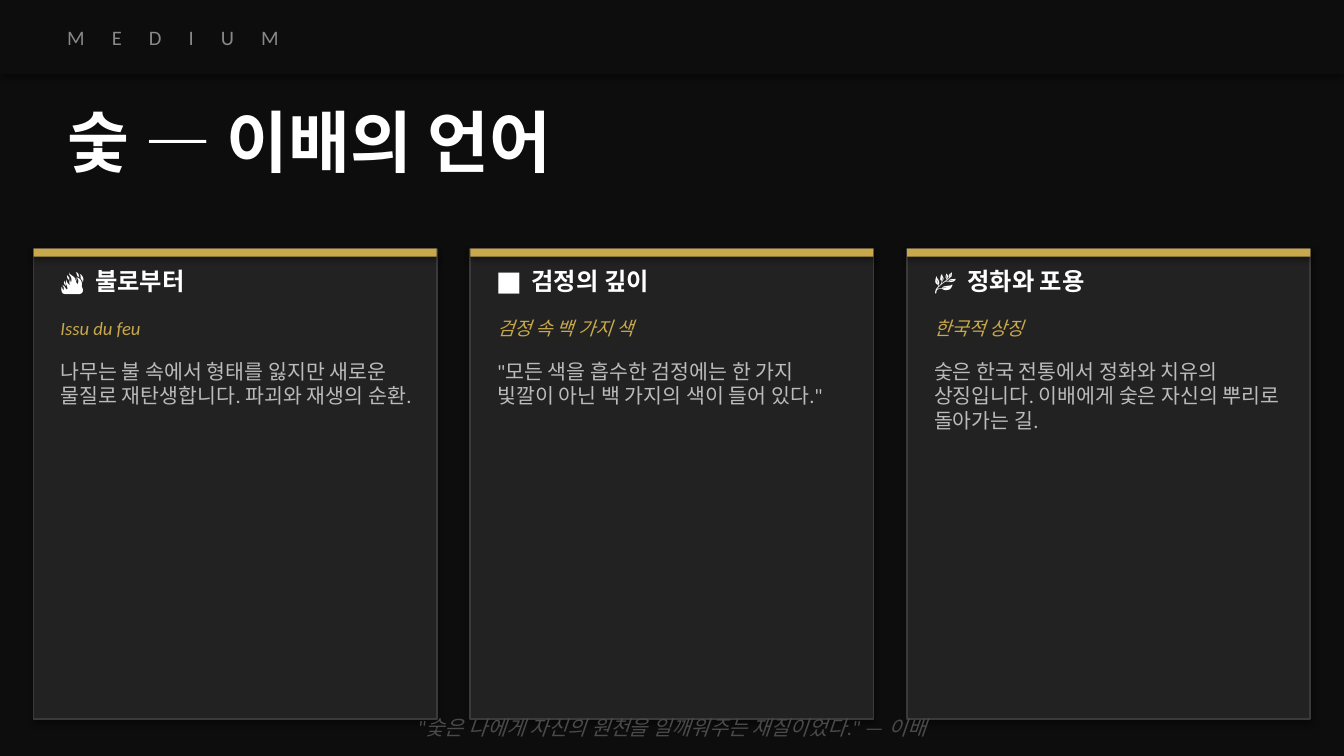
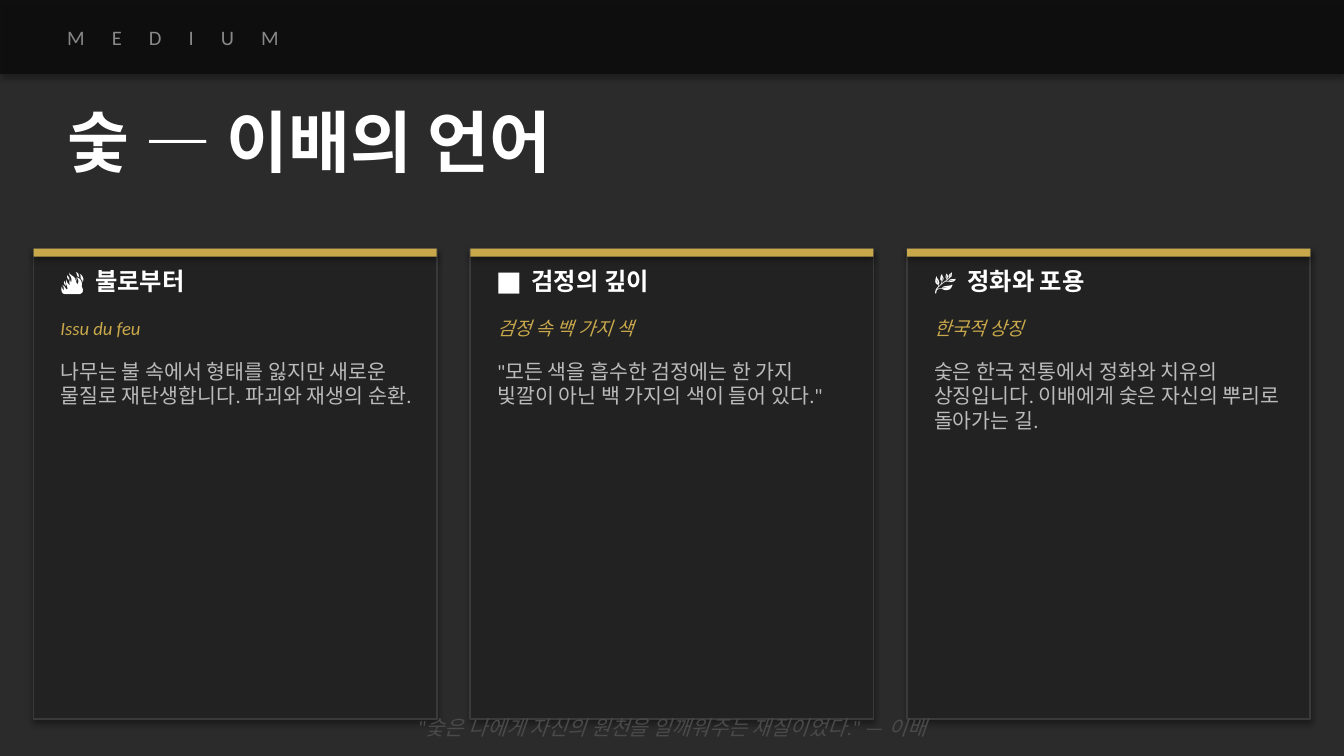
Before and after one commit to charlestour/-, a slide deck: slide 3 of leebae_docent_final.pptx. Drawn at 1344x756 pixels with LibreOffice and Linux fonts; fonts in the diff are those of the drawing; background and template pictures are left out; a plain dark background stands for a picture behind light text. Boxes give left, top, right and bottom in pixels: in the first picture for what was removed or moved away, otherwise in the second. Text is boxed around its words. In the diff, an @@ line names an element or a change of style, - is before the commit and + after.

```diff
--- a/leebae_docent_final.pptx
+++ b/leebae_docent_final.pptx
@@ background #0D0D0D to picture (left out) @@
@@ rectangle at bbox=[0, 0, 1344, 74]: fill #0D0D0D to #0D0D0D at 90% opacity @@
```
Also in this commit, not shown: 5 other slides changed, 9 other files.
